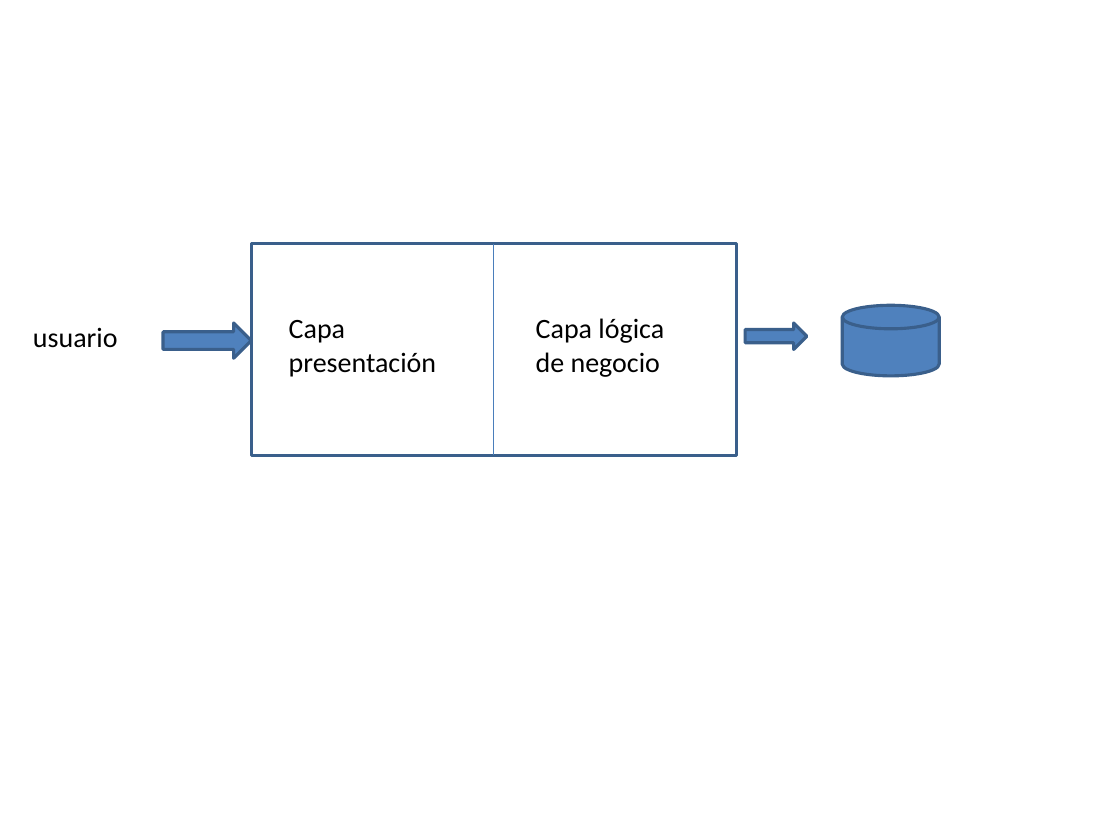
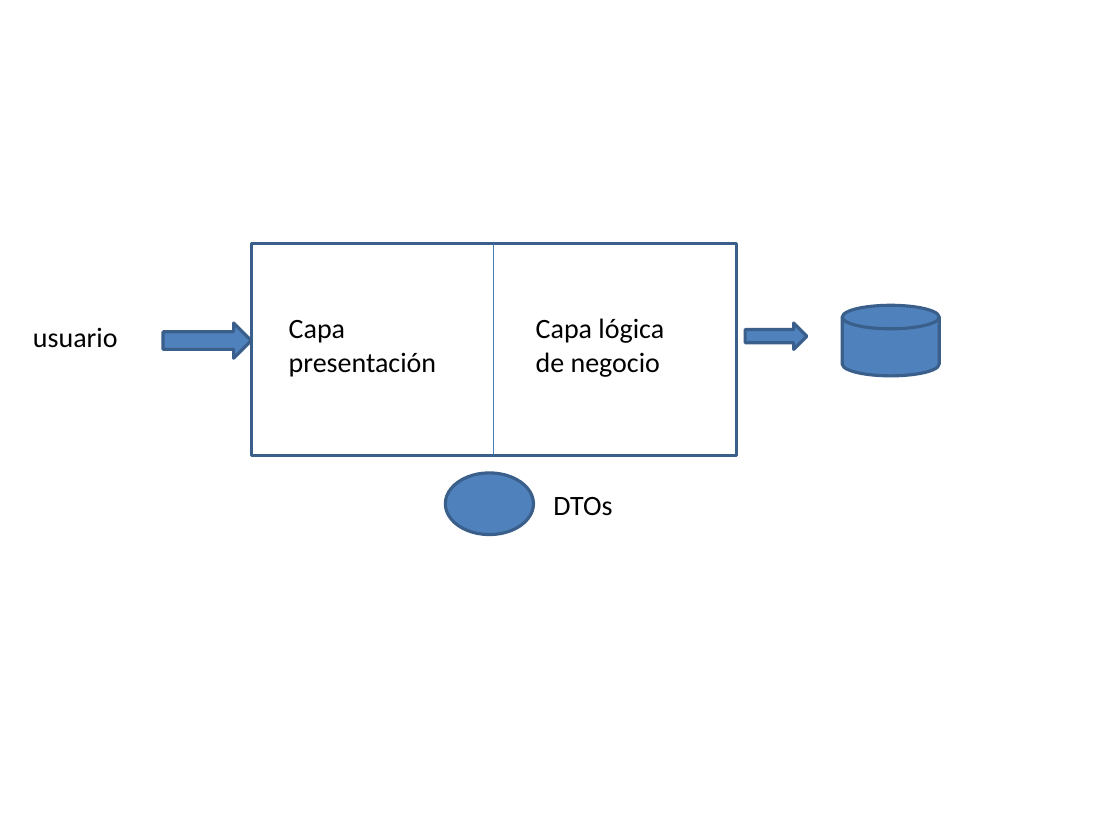
Before and after one commit to amartinsierra/prog_java_jun26, a slide deck: slide 6 of pizarra.pptx. Drawn at 1120x840 pixels with LibreOffice and Linux fonts; fonts in the diff are those of the drawing. Boxes give left, top, right and bottom in pixels: in the first picture for what was removed or moved away, otherwise in the second. Text is boxed around its words. In the diff, an @@ line names an element or a change of style, - is before the commit and + after.

```diff
--- a/pizarra.pptx
+++ b/pizarra.pptx
@@ ellipse added at bbox=[446, 473, 534, 534], fill #4F81BD, outline #3A5F8C 2 pt @@
@@ text added at bbox=[553, 497, 612, 516], 18 pt, text #000000 @@
+DTOs
```
Also in this commit, not shown: 1 slide added, 28 other files.
